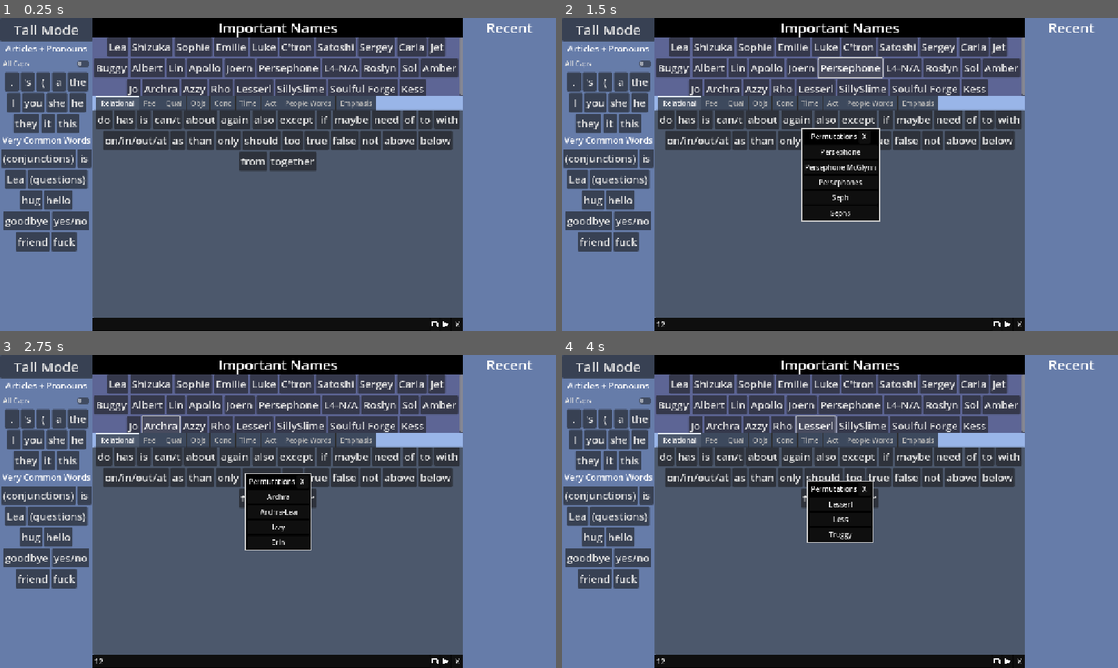
Above: before the commit, frames 1-4 (two rows, left to right).
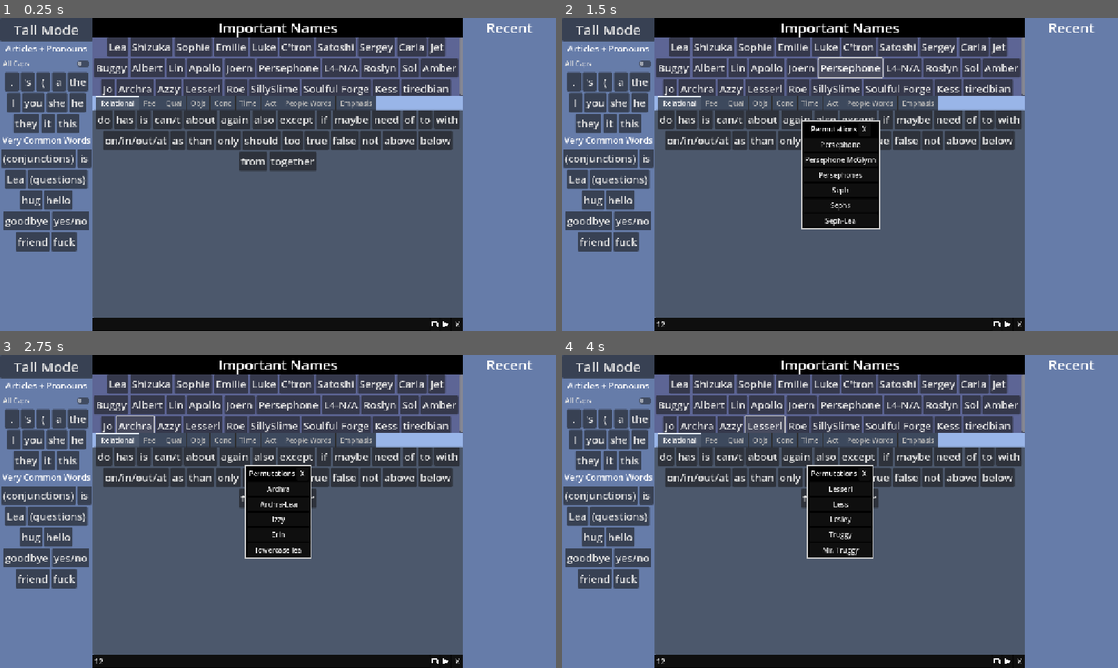
Above: after the commit, the same moments.

Repository: persephonesPoms/leaboard
Game: Godot game, scene res://Main.tscn
Two runs of this game, one before a commit and one after it. Both use one fixed random seed, a clock stepped at 60 frames per second and the inputs below.
Inputs (mouse positions are in pixels of both pictures, inside the frame that each line leads up to):
- Up to frame 1 (0.25 s): no input
- Up to frame 2 (1.5 s): click (823, 324) at 0.52 s; type "12" at 0.6 s; click "Persephone" at 1.25 s
- Up to frame 3 (2.75 s): click "Archra" at 2 s
- Up to frame 4 (4 s): click (784, 423) at 2.75 s, where only the run before the commit has a clickable "Rho"; click "Lesserl" at 3.5 s

The runs differ from the first frame. In frame 1, 1.4% of the frame differs, in the area x 18-82%, y 19-25%; in frame 2, 3.0%, in the area x 18-82%, y 19-68%; in frame 3, 2.6%; in frame 4, 2.9%.

Commit message:
\[Pokes Mr. Truggy\]

Diff:
--- a/mobile_scene.tscn
+++ b/mobile_scene.tscn
@@ -96,11 +96,6 @@
 [ext_resource type="Resource" uid="uid://cd52se6yu51vl" path="res://wordsets/actions.tres" id="135_aphog"]
 [ext_resource type="Resource" uid="uid://ci7ggv7u2p772" path="res://wordsets/people_words.tres" id="156_c2m6p"]
 [ext_resource type="Resource" uid="uid://ckxyrpcrwxd8s" path="res://wordsets/emphasis.tres" id="177_kpdtg"]
-[ext_resource type="Resource" uid="uid://8sxc65f3svpu" path="res://words/emphasis/fuck.tres" id="178_3nlkr"]
-[ext_resource type="Resource" uid="uid://bjir2ij3kxc4r" path="res://words/emphasis/hell.tres" id="179_oclja"]
-[ext_resource type="Resource" uid="uid://bn1v0p5lnor0y" path="res://words/emphasis/shit.tres" id="180_j7f4t"]
-[ext_resource type="Resource" uid="uid://dj41f4jneywt5" path="res://words/emphasis/yay.tres" id="181_bxk4r"]
-[ext_resource type="Resource" uid="uid://petp2r7mu5cn" path="res://words/emphasis/oh.tres" id="182_0b0b6"]
 [ext_resource type="Script" uid="uid://cvb650b0gvnn3" path="res://output_text.gd" id="183_1p547"]
 [ext_resource type="Texture2D" uid="uid://bvywxjd20dqm" path="res://textures/copy.png" id="184_8se5w"]
 [ext_resource type="Script" uid="uid://djyjh1uen641i" path="res://permutation_panel.gd" id="184_jiobv"]
@@ -379,7 +374,6 @@
 alignment = 1
 script = ExtResource("2_y7wsv")
 wordset = ExtResource("177_kpdtg")
-words = Array[ExtResource("5_y08vk")]([ExtResource("178_3nlkr"), ExtResource("179_oclja"), ExtResource("180_j7f4t"), ExtResource("181_bxk4r"), ExtResource("182_0b0b6")])
 
 [node name="HBoxContainer" type="HBoxContainer" parent="VBoxContainer/Panel/VBoxContainer/VBoxContainer"]
 layout_mode = 2
--- /dev/null
+++ b/words/action/explode.tres
@@ -0,0 +1,11 @@
+[gd_resource type="Resource" script_class="LeaWord" load_steps=2 format=3 uid="uid://ccd28xldsmuwv"]
+
+[ext_resource type="Script" uid="uid://bhl3v5nbxbjvt" path="res://words/leaboard_word.gd" id="1_t201t"]
+
+[resource]
+script = ExtResource("1_t201t")
+display_name = "explode"
+permutations = Array[String](["explode", "exploding", "explodes", "exploded"])
+nospace_after = false
+nospace_before = false
+metadata/_custom_type_script = "uid://bhl3v5nbxbjvt"
--- /dev/null
+++ b/words/action/nom.tres
@@ -0,0 +1,11 @@
+[gd_resource type="Resource" script_class="LeaWord" load_steps=2 format=3 uid="uid://5lvhuc3i0bx1"]
+
+[ext_resource type="Script" uid="uid://bhl3v5nbxbjvt" path="res://words/leaboard_word.gd" id="1_rowwu"]
+
+[resource]
+script = ExtResource("1_rowwu")
+display_name = "nom"
+permutations = Array[String](["nom", "nomming", "noms", "nommed", "nomsu"])
+nospace_after = false
+nospace_before = false
+metadata/_custom_type_script = "uid://bhl3v5nbxbjvt"
--- /dev/null
+++ b/words/action/poke.tres
@@ -0,0 +1,11 @@
+[gd_resource type="Resource" script_class="LeaWord" load_steps=2 format=3 uid="uid://ilqlp2mbepmj"]
+
+[ext_resource type="Script" uid="uid://bhl3v5nbxbjvt" path="res://words/leaboard_word.gd" id="1_j1xae"]
+
+[resource]
+script = ExtResource("1_j1xae")
+display_name = "poke"
+permutations = Array[String](["poke", "poking", "poked", "pokes"])
+nospace_after = false
+nospace_before = false
+metadata/_custom_type_script = "uid://bhl3v5nbxbjvt"
--- /dev/null
+++ b/words/action/steal.tres
@@ -0,0 +1,11 @@
+[gd_resource type="Resource" script_class="LeaWord" load_steps=2 format=3 uid="uid://cmbeqhgaan403"]
+
+[ext_resource type="Script" uid="uid://bhl3v5nbxbjvt" path="res://words/leaboard_word.gd" id="1_mma1t"]
+
+[resource]
+script = ExtResource("1_mma1t")
+display_name = "steal"
+permutations = Array[String](["steal", "stealing", "steals", "stole"])
+nospace_after = false
+nospace_before = false
+metadata/_custom_type_script = "uid://bhl3v5nbxbjvt"
--- /dev/null
+++ b/words/concepts/bottom.tres
@@ -0,0 +1,11 @@
+[gd_resource type="Resource" script_class="LeaWord" load_steps=2 format=3 uid="uid://cu43kthajc2w5"]
+
+[ext_resource type="Script" uid="uid://bhl3v5nbxbjvt" path="res://words/leaboard_word.gd" id="1_n1c1e"]
+
+[resource]
+script = ExtResource("1_n1c1e")
+display_name = "bottom"
+permutations = Array[String](["bottom"])
+nospace_after = false
+nospace_before = false
+metadata/_custom_type_script = "uid://bhl3v5nbxbjvt"
--- /dev/null
+++ b/words/concepts/top.tres
@@ -0,0 +1,11 @@
+[gd_resource type="Resource" script_class="LeaWord" load_steps=2 format=3 uid="uid://dplj5j45ouxm6"]
+
+[ext_resource type="Script" uid="uid://bhl3v5nbxbjvt" path="res://words/leaboard_word.gd" id="1_ysga1"]
+
+[resource]
+script = ExtResource("1_ysga1")
+display_name = "art"
+permutations = Array[String](["art", "arts"])
+nospace_after = false
+nospace_before = false
+metadata/_custom_type_script = "uid://bhl3v5nbxbjvt"
--- /dev/null
+++ b/words/emphasis/poggers.tres
@@ -0,0 +1,11 @@
+[gd_resource type="Resource" script_class="LeaWord" load_steps=2 format=3 uid="uid://bhpew36b5gaoo"]
+
+[ext_resource type="Script" uid="uid://bhl3v5nbxbjvt" path="res://words/leaboard_word.gd" id="1_07qky"]
+
+[resource]
+script = ExtResource("1_07qky")
+display_name = "poggers"
+permutations = Array[String](["poggers", "pog", "pogging"])
+nospace_after = false
+nospace_before = false
+metadata/_custom_type_script = "uid://bhl3v5nbxbjvt"
--- a/words/names/archra.tres
+++ b/words/names/archra.tres
@@ -5,7 +5,7 @@
 [resource]
 script = ExtResource("1_jrxr0")
 display_name = "Archra"
-permutations = Array[String](["Archra", "Archra-Lea", "Izzy", "Erin"])
+permutations = Array[String](["Archra", "Archra-Lea", "Izzy", "Erin", "lowercase lea"])
 nospace_after = false
 nospace_before = false
 metadata/_custom_type_script = "uid://bhl3v5nbxbjvt"
--- a/words/names/lesserl.tres
+++ b/words/names/lesserl.tres
@@ -4,8 +4,8 @@
 
 [resource]
 script = ExtResource("1_dcue8")
-display_name = "Rho"
-permutations = Array[String](["Rho", "ButterCatRho"])
+display_name = "Lesserl"
+permutations = Array[String](["Lesserl", "Less", "Lesley", "Truggy", "Mr. Truggy"])
 nospace_after = false
 nospace_before = false
 metadata/_custom_type_script = "uid://bhl3v5nbxbjvt"
--- a/words/names/persephone.tres
+++ b/words/names/persephone.tres
@@ -5,7 +5,7 @@
 [resource]
 script = ExtResource("1_bj4r6")
 display_name = "Persephone"
-permutations = Array[String](["Persephone", "Persephone McGlynn", "Persephones", "Seph", "Sephs"])
+permutations = Array[String](["Persephone", "Persephone McGlynn", "Persephones", "Seph", "Sephs", "Seph-Lea"])
 nospace_after = false
 nospace_before = false
 metadata/_custom_type_script = "uid://bhl3v5nbxbjvt"
--- a/words/names/rho.tres
+++ b/words/names/rho.tres
@@ -4,8 +4,8 @@
 
 [resource]
 script = ExtResource("1_mrn87")
-display_name = "Lesserl"
-permutations = Array[String](["Lesserl", "Less", "Truggy"])
+display_name = "Roe"
+permutations = Array[String](["Roe", "Rho", "ButterCatRho"])
 nospace_after = false
 nospace_before = false
 metadata/_custom_type_script = "uid://bhl3v5nbxbjvt"
--- /dev/null
+++ b/words/names/tiredbian.tres
@@ -0,0 +1,11 @@
+[gd_resource type="Resource" script_class="LeaWord" load_steps=2 format=3 uid="uid://csougrxdicpin"]
+
+[ext_resource type="Script" uid="uid://bhl3v5nbxbjvt" path="res://words/leaboard_word.gd" id="1_233tc"]
+
+[resource]
+script = ExtResource("1_233tc")
+display_name = "tiredbian"
+permutations = Array[String](["tiredbian", "tired", "Brit"])
+nospace_after = false
+nospace_before = false
+metadata/_custom_type_script = "uid://bhl3v5nbxbjvt"
--- /dev/null
+++ b/words/people words/busy.tres
@@ -0,0 +1,11 @@
+[gd_resource type="Resource" script_class="LeaWord" load_steps=2 format=3 uid="uid://b0nmfwflq687i"]
+
+[ext_resource type="Script" uid="uid://bhl3v5nbxbjvt" path="res://words/leaboard_word.gd" id="1_fausr"]
+
+[resource]
+script = ExtResource("1_fausr")
+display_name = "busy"
+permutations = Array[String](["busy", "business"])
+nospace_after = false
+nospace_before = false
+metadata/_custom_type_script = "uid://bhl3v5nbxbjvt"
--- /dev/null
+++ b/words/qualities general/pretty.tres
@@ -0,0 +1,11 @@
+[gd_resource type="Resource" script_class="LeaWord" load_steps=2 format=3 uid="uid://du0w711qpssyh"]
+
+[ext_resource type="Script" uid="uid://bhl3v5nbxbjvt" path="res://words/leaboard_word.gd" id="1_dolya"]
+
+[resource]
+script = ExtResource("1_dolya")
+display_name = "pretty"
+permutations = Array[String](["pretty", "beautiful"])
+nospace_after = false
+nospace_before = false
+metadata/_custom_type_script = "uid://bhl3v5nbxbjvt"
--- /dev/null
+++ b/words/qualities general/safe.tres
@@ -0,0 +1,11 @@
+[gd_resource type="Resource" script_class="LeaWord" load_steps=2 format=3 uid="uid://dfyrajralksvi"]
+
+[ext_resource type="Script" uid="uid://bhl3v5nbxbjvt" path="res://words/leaboard_word.gd" id="1_krqrr"]
+
+[resource]
+script = ExtResource("1_krqrr")
+display_name = "safe"
+permutations = Array[String](["safe", "safer", "safety"])
+nospace_after = false
+nospace_before = false
+metadata/_custom_type_script = "uid://bhl3v5nbxbjvt"
--- /dev/null
+++ b/words/qualities general/taste.tres
@@ -0,0 +1,11 @@
+[gd_resource type="Resource" script_class="LeaWord" load_steps=2 format=3 uid="uid://h8stpd5pnurq"]
+
+[ext_resource type="Script" uid="uid://bhl3v5nbxbjvt" path="res://words/leaboard_word.gd" id="1_soe42"]
+
+[resource]
+script = ExtResource("1_soe42")
+display_name = "taste"
+permutations = Array[String](["taste", "tastes", "tasting", "tasted", "tasty"])
+nospace_after = false
+nospace_before = false
+metadata/_custom_type_script = "uid://bhl3v5nbxbjvt"
--- a/wordsets/actions.tres
+++ b/wordsets/actions.tres
@@ -45,9 +45,13 @@
 [ext_resource type="Resource" uid="uid://c6sonb1cfh7os" path="res://words/action/eat.tres" id="43_j4q34"]
 [ext_resource type="Resource" uid="uid://raxgrq6ojeq4" path="res://words/action/drink.tres" id="44_e7elb"]
 [ext_resource type="Resource" uid="uid://b3ocu5io3o2e8" path="res://words/action/kiss.tres" id="45_84poh"]
+[ext_resource type="Resource" uid="uid://cmbeqhgaan403" path="res://words/action/steal.tres" id="46_4dw6w"]
+[ext_resource type="Resource" uid="uid://ccd28xldsmuwv" path="res://words/action/explode.tres" id="46_ug3ng"]
+[ext_resource type="Resource" uid="uid://5lvhuc3i0bx1" path="res://words/action/nom.tres" id="47_ug3ng"]
+[ext_resource type="Resource" uid="uid://ilqlp2mbepmj" path="res://words/action/poke.tres" id="49_c76ps"]
 
 [resource]
 script = ExtResource("1_cv7yg")
-words = Array[ExtResource("2_d2ule")]([ExtResource("3_0dc4f" …(1005 unchanged characters)… rce("44_e7elb"), ExtResource("45_84poh")])
+words = Array[ExtResource("2_d2ule")]([ExtResource("3_0dc4f" …(1005 unchanged characters)… rce("44_e7elb"), ExtResource("45_84poh"), ExtResource("46_ug3ng"), ExtResource("47_ug3ng"), ExtResource("46_4dw6w"), ExtResource("49_c76ps")])
 is_common = false
 metadata/_custom_type_script = "uid://bsnfgfse84nlf"
--- a/wordsets/concepts.tres
+++ b/wordsets/concepts.tres
@@ -37,9 +37,11 @@
 [ext_resource type="Resource" uid="uid://byfk5xd2cyx4t" path="res://words/concepts/front.tres" id="35_rkrbe"]
 [ext_resource type="Resource" uid="uid://deevdvkqs0hs7" path="res://words/concepts/back.tres" id="36_hqffq"]
 [ext_resource type="Resource" uid="uid://bvrn6nyf7n4uo" path="res://words/concepts/relationship.tres" id="37_hqffq"]
+[ext_resource type="Resource" uid="uid://dplj5j45ouxm6" path="res://words/concepts/top.tres" id="38_qsu28"]
+[ext_resource type="Resource" uid="uid://cu43kthajc2w5" path="res://words/concepts/bottom.tres" id="39_wm4lb"]
 
 [resource]
 script = ExtResource("1_yv2po")
-words = Array[ExtResource("2_77b1k")]([ExtResource("3_jan0q" …(805 unchanged characters)… rce("36_hqffq"), ExtResource("37_hqffq")])
+words = Array[ExtResource("2_77b1k")]([ExtResource("3_jan0q" …(805 unchanged characters)… rce("36_hqffq"), ExtResource("37_hqffq"), ExtResource("38_qsu28"), ExtResource("39_wm4lb")])
 is_common = false
 metadata/_custom_type_script = "uid://bsnfgfse84nlf"
--- a/wordsets/emphasis.tres
+++ b/wordsets/emphasis.tres
@@ -7,9 +7,10 @@
 [ext_resource type="Resource" uid="uid://bn1v0p5lnor0y" path="res://words/emphasis/shit.tres" id="5_kvhv6"]
 [ext_resource type="Resource" uid="uid://dj41f4jneywt5" path="res://words/emphasis/yay.tres" id="6_u02ck"]
 [ext_resource type="Resource" uid="uid://petp2r7mu5cn" path="res://words/emphasis/oh.tres" id="7_fec8u"]
+[ext_resource type="Resource" uid="uid://bhpew36b5gaoo" path="res://words/emphasis/poggers.tres" id="8_uolsm"]
 
 [resource]
 script = ExtResource("1_pwrsw")
-words = Array[ExtResource("2_72r2h")]([ExtResource("3_id07w"), ExtResource("4_uolsm"), ExtResource("5_kvhv6"), ExtResource("6_u02ck"), ExtResource("7_fec8u")])
+words = Array[ExtResource("2_72r2h")]([ExtResource("3_id07w"), ExtResource("4_uolsm"), ExtResource("5_kvhv6"), ExtResource("6_u02ck"), ExtResource("7_fec8u"), ExtResource("8_uolsm")])
 is_common = false
 metadata/_custom_type_script = "uid://bsnfgfse84nlf"
--- a/wordsets/names.tres
+++ b/wordsets/names.tres
@@ -30,9 +30,10 @@
 [ext_resource type="Resource" uid="uid://o4q2t48glk5g" path="res://words/names/SillySlime.tres" id="27_aa2c0"]
 [ext_resource type="Resource" uid="uid://bwoaduwdhnu6q" path="res://words/names/soulful_forge.tres" id="28_o4arf"]
 [ext_resource type="Resource" uid="uid://des07l5hci4lc" path="res://words/names/kess.tres" id="30_31r42"]
+[ext_resource type="Resource" uid="uid://csougrxdicpin" path="res://words/names/tiredbian.tres" id="31_hrtyd"]
 
 [resource]
 script = ExtResource("1_5hv2f")
-words = Array[ExtResource("2_8wrnk")]([ExtResource("3_tov1y" …(630 unchanged characters)… rce("28_o4arf"), ExtResource("30_31r42")])
+words = Array[ExtResource("2_8wrnk")]([ExtResource("3_tov1y" …(630 unchanged characters)… rce("28_o4arf"), ExtResource("30_31r42"), ExtResource("31_hrtyd")])
 is_common = false
 metadata/_custom_type_script = "uid://bsnfgfse84nlf"
--- a/wordsets/people_words.tres
+++ b/wordsets/people_words.tres
@@ -31,9 +31,10 @@
 [ext_resource type="Resource" uid="uid://cme72qm7eu7x6" path="res://words/people words/headmate-alter.tres" id="29_wxgm4"]
 [ext_resource type="Resource" uid="uid://csjo0m6ohowhm" path="res://words/people words/romance.tres" id="30_wxgm4"]
 [ext_resource type="Resource" uid="uid://ck7gbx7ff3i6t" path="res://words/people words/platonic.tres" id="31_g3fos"]
+[ext_resource type="Resource" uid="uid://b0nmfwflq687i" path="res://words/people words/busy.tres" id="32_6mdt3"]
 
 [resource]
 script = ExtResource("1_lb5ki")
-words = Array[ExtResource("2_16575")]([ExtResource("3_o6apa" …(520 unchanged characters)… , ExtResource("25_7i053"), ExtResource("26_rc5ga"), ExtResource("27_x4o6e"), Ext …(97 unchanged characters)…
+words = Array[ExtResource("2_16575")]([ExtResource("3_o6apa" …(520 unchanged characters)… , ExtResource("25_7i053"), ExtResource("32_6mdt3"), ExtResource("26_rc5ga"), ExtResource("27_x4o6e"), Ext …(97 unchanged characters)…
 is_common = false
 metadata/_custom_type_script = "uid://bsnfgfse84nlf"
--- a/wordsets/qualities.tres
+++ b/wordsets/qualities.tres
@@ -30,9 +30,12 @@
 [ext_resource type="Resource" uid="uid://dxm51jihsjm6x" path="res://words/qualities general/different.tres" id="27_sbjme"]
 [ext_resource type="Resource" uid="uid://do7v1g74gon3y" path="res://words/qualities general/silly.tres" id="28_sbjme"]
 [ext_resource type="Resource" uid="uid://c3vu6fud2svup" path="res://words/qualities general/together.tres" id="29_o22b6"]
+[ext_resource type="Resource" uid="uid://dfyrajralksvi" path="res://words/qualities general/safe.tres" id="31_pbrm3"]
+[ext_resource type="Resource" uid="uid://h8stpd5pnurq" path="res://words/qualities general/taste.tres" id="32_peede"]
+[ext_resource type="Resource" uid="uid://du0w711qpssyh" path="res://words/qualities general/pretty.tres" id="33_mnadx"]
 
 [resource]
 script = ExtResource("1_iwiy2")
-words = Array[ExtResource("2_c0ud2")]([ExtResource("3_qnesf" …(629 unchanged characters)… rce("28_sbjme"), ExtResource("29_o22b6")])
+words = Array[ExtResource("2_c0ud2")]([ExtResource("3_qnesf" …(629 unchanged characters)… rce("28_sbjme"), ExtResource("29_o22b6"), ExtResource("31_pbrm3"), ExtResource("32_peede"), ExtResource("33_mnadx")])
 is_common = false
 metadata/_custom_type_script = "uid://bsnfgfse84nlf"
Not shown: 1 places in mobile_scene.tscn that only renumber resources
Not shown: 1 places in wordsets/actions.tres that only renumber resources
Not shown: 1 places in wordsets/concepts.tres that only renumber resources
Not shown: 1 places in wordsets/emphasis.tres that only renumber resources
Not shown: 1 places in wordsets/names.tres that only renumber resources
Not shown: 1 places in wordsets/people_words.tres that only renumber resources
Not shown: 1 places in wordsets/qualities.tres that only renumber resources
